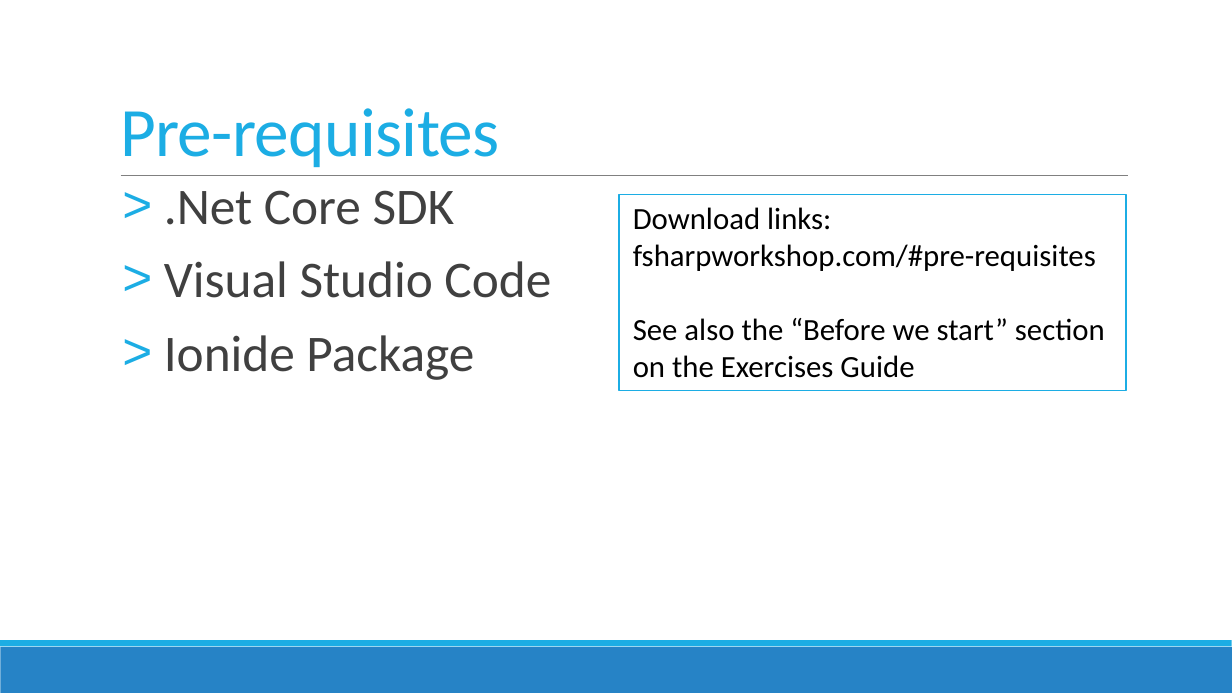
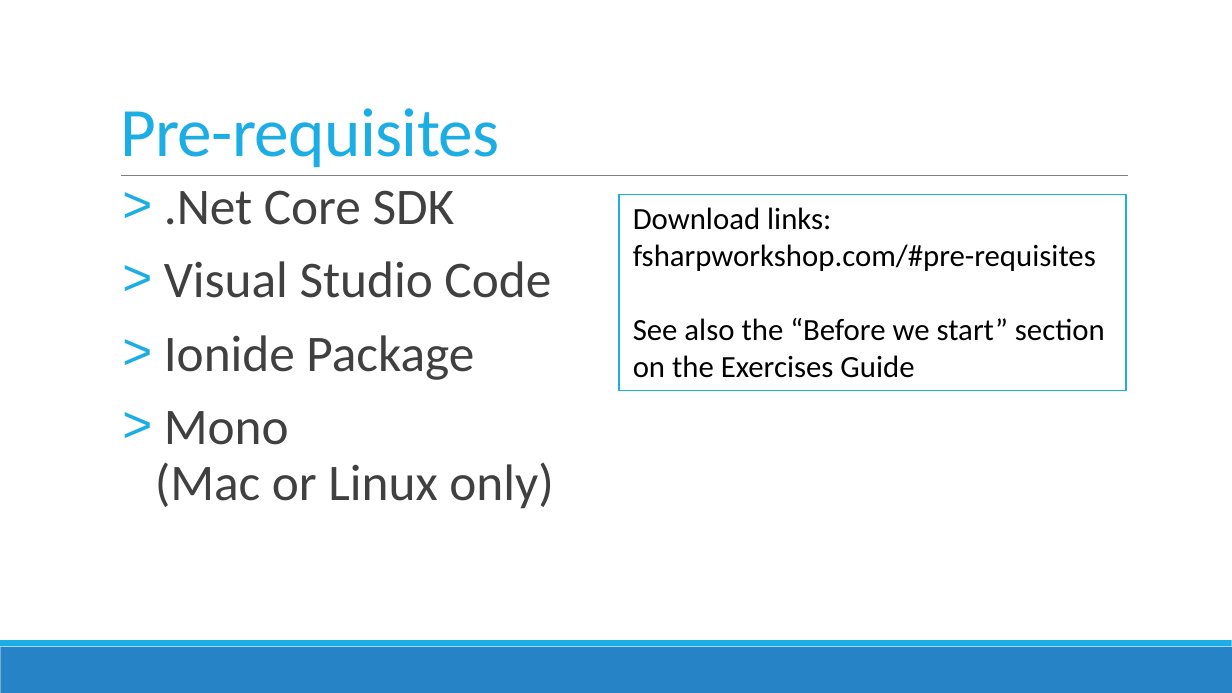
Before and after one commit to jorgef/fsharpworkshop, a slide deck: slide 2 of FSharpWorkshop_Slides.pptx. Drawn at 1232x693 pixels with LibreOffice and Linux fonts; fonts in the diff are those of the drawing. Boxes give left, top, right and bottom in pixels: in the first picture for what was removed or moved away, otherwise in the second. Text is boxed around its words. In the diff, an @@ line names an element or a change of style, - is before the commit and + after.

Commit message:
Added mono dependency to docs

```diff
--- a/FSharpWorkshop_Slides.pptx
+++ b/FSharpWorkshop_Slides.pptx
@@ text at [155, 411, 554, 509]: paragraph added @@
+> Mono
+  (Mac or Linux only)
```
Also in this commit, not shown: 3 other files.
